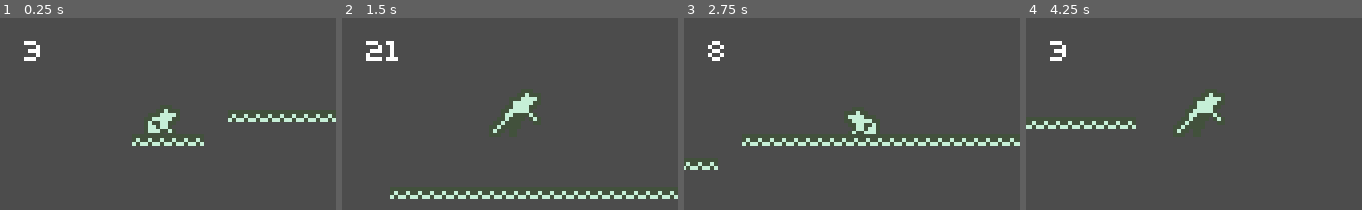
Above: before the commit, frames 1-4 (left to right).
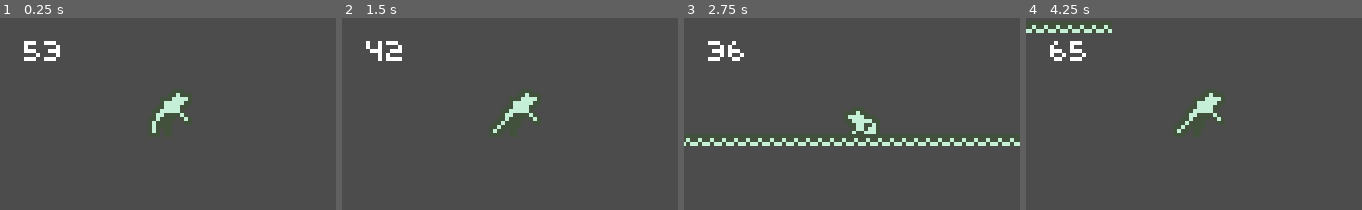
Above: after the commit, the same moments.

Repository: atomic-frogs/FroGame
Game: Godot game, scene res://Scenes/World.tscn
Same seed, same stepped clock (60 frames per second), same inputs: the game is played once before the commit and once after it.
Inputs:
- Up to frame 1 (0.25 s): no input
- Up to frame 2 (1.5 s): hold D (right) from 0.53 s (still down); tap Space (jump) at 0.77 s
- Up to frame 3 (2.75 s): tap Space (jump) at 1.52 s; release D (right) at 2.03 s; hold A (left) from 2.03 s (still down)
- Up to frame 4 (4.25 s): release A (left) at 2.78 s; hold D (right) from 2.78 s (still down); tap Space (jump) at 3.02, 3.77 s

The runs differ from the first frame. In frame 1, 2.4% of the frame differs, in the area x 7-100%, y 11-67%; in frame 2, 2.2%; in frame 3, 0.9%; in frame 4, 1.7%.

Commit message:
1 tutorial

Diff:
--- /dev/null
+++ b/Scenes/Block.tscn
@@ -0,0 +1,13 @@
+[gd_scene load_steps=2 format=2]
+
+[ext_resource path="res://Assets/Sprites/bloco_REAL_ON.png" type="Texture" id=1]
+
+[node name="Block" type="StaticBody2D"]
+
+[node name="Sprite" type="Sprite" parent="."]
+texture = ExtResource( 1 )
+centered = false
+
+[node name="CollisionPolygon2D" type="CollisionPolygon2D" parent="."]
+position = Vector2( -6, 9 )
+polygon = PoolVector2Array( 6, -9, 6, -6, 15, -6, 15, -9 )
--- a/Scenes/Player.tscn
+++ b/Scenes/Player.tscn
@@ -1,7 +1,7 @@
 [gd_scene load_steps=9 format=2]
 
 [ext_resource path="res://Assets/Sprites/sapo_pulo.png" type="Texture" id=1]
-[ext_resource path="res://Scenes/Player.gd" type="Script" id=2]
+[ext_resource path="res://Scripts/Player.gd" type="Script" id=2]
 [ext_resource path="res://Assets/Nokia 3310 Font Pack 2021/Efforts @somepx/EffortsPro.ttf" type="DynamicFontData" id=3]
 
 [sub_resource type="RectangleShape2D" id=1]
@@ -67,6 +67,7 @@
 texture = ExtResource( 1 )
 vframes = 2
 hframes = 6
+frame = 5
 region_rect = Rect2( 19, 4, 1, 2 )
 
 [node name="CollisionShape2D" type="CollisionShape2D" parent="."]
--- /dev/null
+++ b/Scenes/WordGenerator.tscn
@@ -0,0 +1,10 @@
+[gd_scene load_steps=3 format=2]
+
+[ext_resource path="res://Scripts/WordGenerator.gd" type="Script" id=1]
+[ext_resource path="res://Scenes/Block.tscn" type="PackedScene" id=2]
+
+[node name="WordGenerator" type="Position2D"]
+script = ExtResource( 1 )
+block = ExtResource( 2 )
+grid_size_x = 9
+max_blocks = 10
--- a/Scenes/World.tscn
+++ b/Scenes/World.tscn
@@ -1,17 +1,21 @@
-[gd_scene load_steps=4 format=2]
+[gd_scene load_steps=5 format=2]
 
 [ext_resource path="res://Scenes/Player.tscn" type="PackedScene" id=1]
 [ext_resource path="res://Assets/2tile.tres" type="TileSet" id=2]
-[ext_resource path="res://Scenes/World.gd" type="Script" id=3]
+[ext_resource path="res://Scripts/World.gd" type="Script" id=3]
+[ext_resource path="res://Scenes/WordGenerator.tscn" type="PackedScene" id=6]
 
 [node name="World" type="Node2D"]
 script = ExtResource( 3 )
 
 [node name="Player" parent="." instance=ExtResource( 1 )]
-position = Vector2( -3, -3 )
+position = Vector2( -3, -30 )
 
 [node name="TileMap" type="TileMap" parent="."]
 tile_set = ExtResource( 2 )
 cell_size = Vector2( 6, 3 )
 format = 1
-tile_data = PoolIntArray( 2, 0, 0, 3, 0, 0, 4, 0, 0, 5, 0, 0, 6, 0, 0, 7, 0, 0, 8, 0, 0, 9, 0, 0, 10, 0, 0, 11, 0, 0, 12, 0, 0, 13, 0, 0, 14, 0, 0, 196606, 0, 0, 196607, 0, 0, 131072, 0, 0 )
+tile_data = PoolIntArray( 327682, 2, 0, 327683, 2, 0, 327684, 2, 0, 327685, 2, 0 )
+
+[node name="WordGenerator" parent="." instance=ExtResource( 6 )]
+position = Vector2( -15, 12 )
--- /dev/null
+++ b/Scripts/Global.gd
@@ -0,0 +1,5 @@
+extends Node
+
+
+var world = null
+var off = false
--- a/Scenes/Player.gd
+++ b/Scripts/Player.gd
@@ -30,7 +30,6 @@
 func _physics_process(delta):
 	get_input()
 	if is_on_floor():
-		print("floor")
 		if dir == 0 :
 #			print("stand")
 			animationPlayer.play("Stand")
@@ -39,7 +38,7 @@
 			animationPlayer.play("Jump")
 			print("jump")
 	else:
-		if raycast.is_colliding() and animationPlayer.current_animation != "Jump":
+		if raycast.is_colliding() and !animationPlayer.is_playing():
 			print("caindo")
 #			animationPlayer.animation_set_next("Jump","Fall")
 			animationPlayer.play("Fall")
--- /dev/null
+++ b/Scripts/WordGenerator.gd
@@ -0,0 +1,24 @@
+extends Position2D
+
+signal instance_node(node, location)
+
+export (PackedScene) var block
+export (int) var grid_size_x
+export (int) var max_blocks
+
+var current_block_number = 0
+
+
+func _process(delta):
+	if Global.world != null:
+		if !is_connected("instance_node", Global.world, "instance_node"):
+			connect("instance_node", Global.world, "instance_node")
+
+
+	if current_block_number < max_blocks:
+		var action = round(rand_range(0, 20))
+		global_position.x += grid_size_x
+		emit_signal("instance_node", block, global_position)
+		current_block_number += 1
+	else:
+		queue_free()
--- a/Scenes/World.gd
+++ b/Scripts/World.gd
@@ -12,6 +12,7 @@
 # Called when the node enters the scene tree for the first time.
 func _ready():
 	starting = $Player.get_global_position().y
+	Global.world = self
 	pass # Replace with function body.
 
 
@@ -19,3 +20,12 @@
 func _process(delta):
 	score = abs($Player.get_global_position().y) - starting
 	label.text = str(int(score))
+
+func _exit_tree():
+	Global.world = null
+
+
+func instance_node(node, location):
+	var node_instance = node.instance()
+	add_child(node_instance)
+	node_instance.global_position = location
--- a/project.godot
+++ b/project.godot
@@ -18,6 +18,10 @@
 config/name="Nokiagamejam"
 run/main_scene="res://Scenes/World.tscn"
 config/icon="res://icon.png"
+
+[autoload]
+
+Global="*res://Scripts/Global.gd"
 
 [display]
 
Renamed: Scenes/old2player.gd -> Scripts/old2player.gd
Renamed: Scenes/oldplayer.gd -> Scripts/oldplayer.gd
